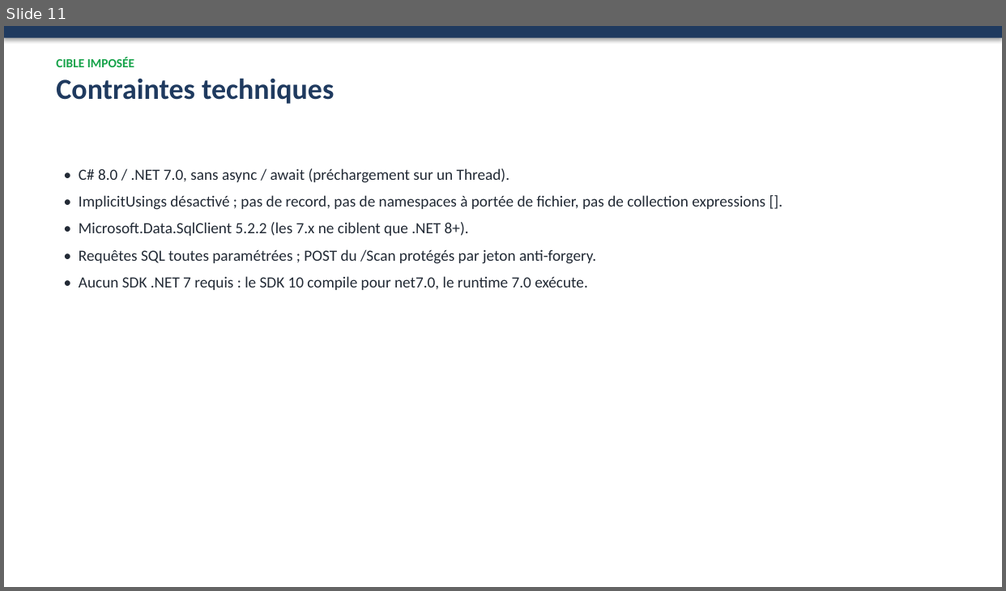
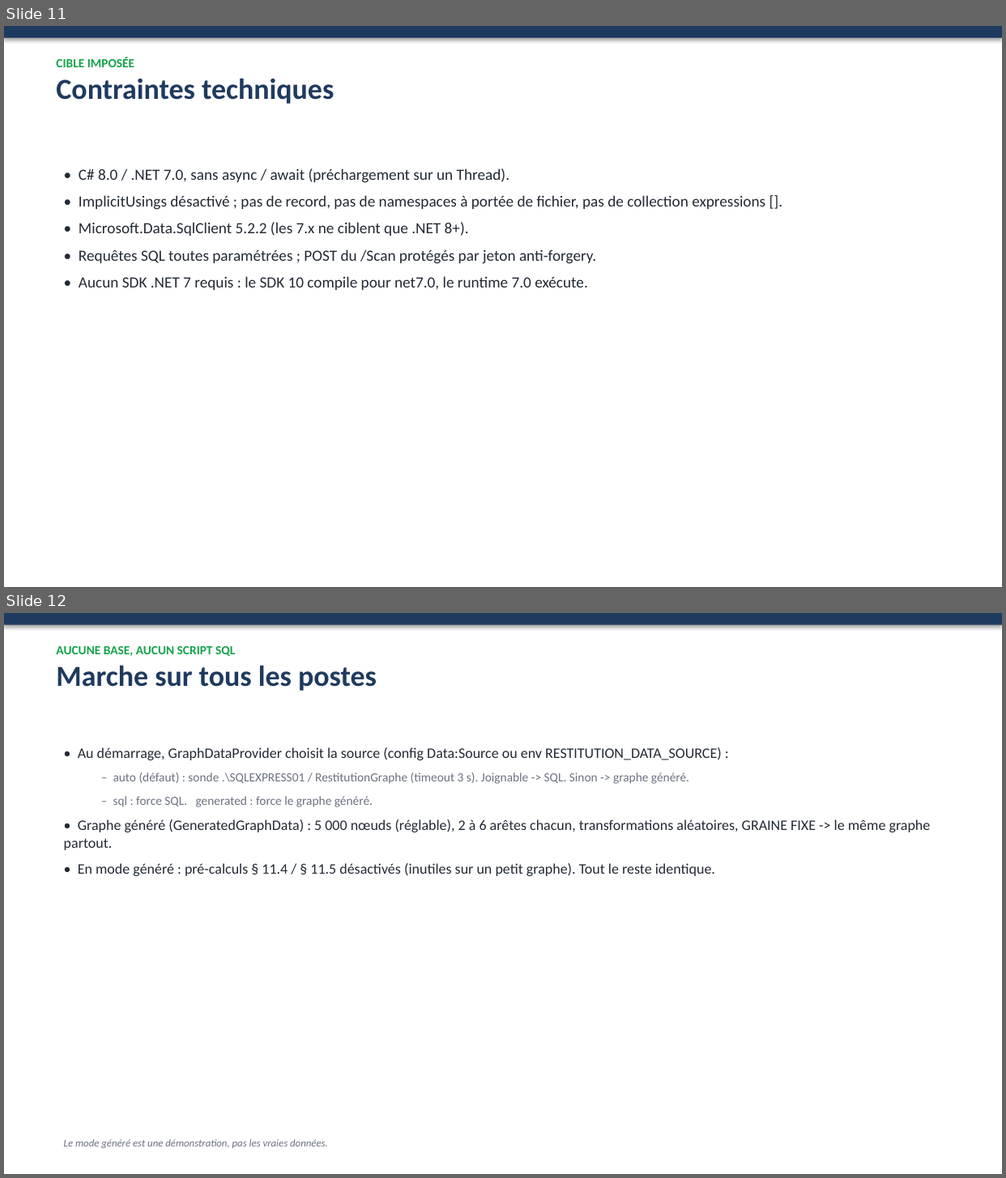
Before and after one commit to AbelMaminiaina/restitutiongraphe, a slide deck: docs/PathFinder-essentiel.pptx. Shown one above the other, each under a label of ours: slide 11 before the commit, slides 11 and 12 after it. The pictures are 1006x591 and 1006x1178 pixels, drawn with LibreOffice and Linux fonts; fonts in the diff are those of the drawing. Boxes give left, top, right and bottom in pixels: in the first picture for what was removed or moved away, otherwise in the second. Text is boxed around its words. In the diff, an @@ line names an element or a change of style, - is before the commit and + after.

```diff
--- a/docs/PathFinder-essentiel.pptx
+++ b/docs/PathFinder-essentiel.pptx
@@ slide 12 added at <box>4,613,1002,1174</box>, background #FFFFFF @@
@@ rectangle added at <box>4,613,1002,625</box>, fill #1F3A5F @@
@@ text added at <box>56,646,377,691</box>, 12 pt, text #16A34A, bold @@
+AUCUNE BASE, AUCUN SCRIPT SQL
+Marche sur tous les postes
@@ text added at <box>64,747,931,876</box>, 14 pt, text #222A35 @@
+• Au démarrage, GraphDataProvider choisit la source (config Data:Source ou env RESTITUTION_DATA_SOURCE) :
+  – auto (défaut) : sonde .\SQLEXPRESS01 / RestitutionGraphe (timeout 3 s). Joignable -> SQL. Sinon -> graphe généré.
+  – sql : force SQL. generated : force le graphe généré.
+• Graphe généré (GeneratedGraphData) : 5 000 nœuds (réglable), 2 à 6 arêtes chacun, transformations aléatoires, GRAINE FIXE -> le même graphe partout.
+• En mode généré : pré-calculs § 11.4 / § 11.5 désactivés (inutiles sur un petit graphe). Tout le reste identique.
@@ text added at <box>64,1139,328,1148</box>, 10 pt, text #6B7280, italic @@
+Le mode généré est une démonstration, pas les vraies données.
```
Also in this commit, not shown: 5 slides changed, 19 other files.
